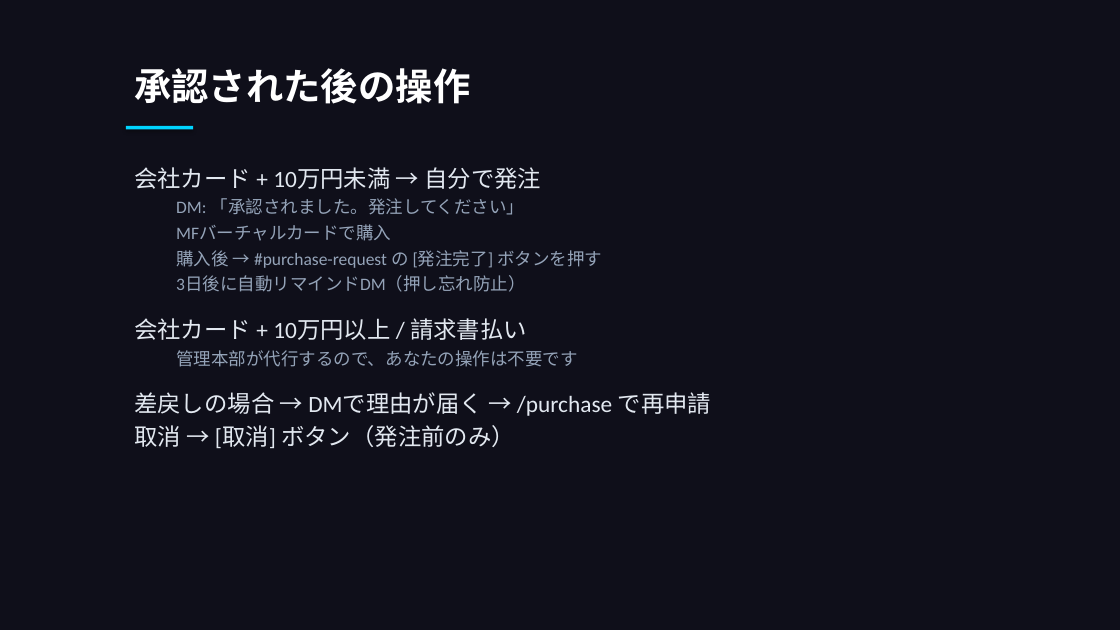
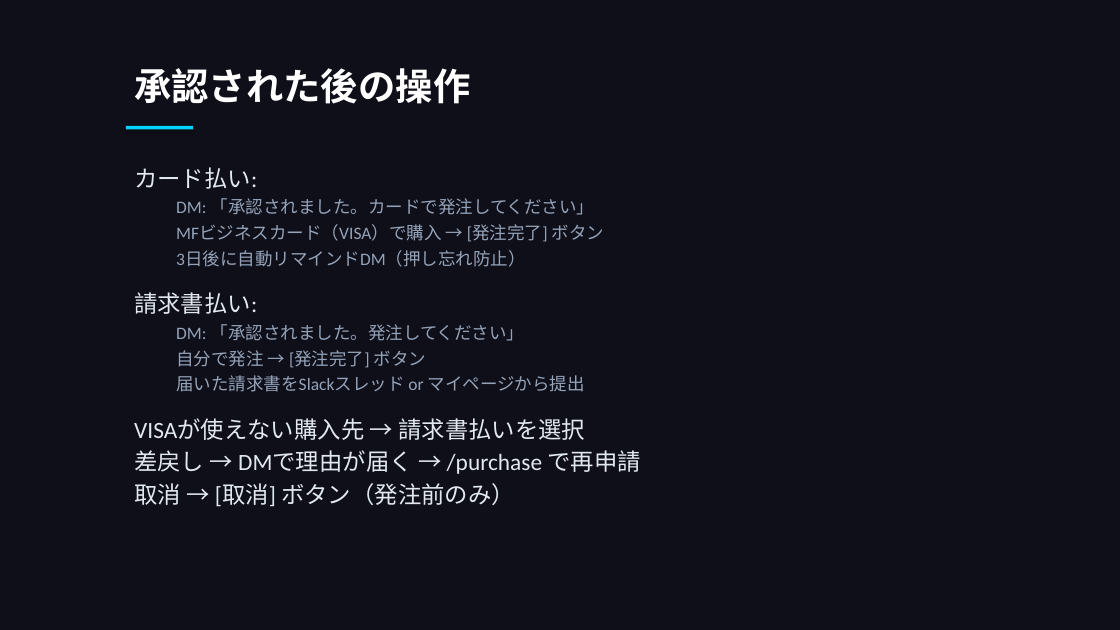
Before and after one commit to takeshiizawa123/next-procurement-poc, a slide deck: slide 10 of docs/user-manual.pptx. Drawn at 1120x630 pixels with LibreOffice and Linux fonts; fonts in the diff are those of the drawing. Boxes give left, top, right and bottom in pixels: in the first picture for what was removed or moved away, otherwise in the second. Text is boxed around its words. In the diff, an @@ line names an element or a change of style, - is before the commit and + after.

```diff
--- a/docs/user-manual.pptx
+++ b/docs/user-manual.pptx
@@ text at (134,167,604,314): text changed; size 20 to 15 pt; text colour #E2E8F0 to #94A3B8 @@
-会社カード + 10万円未満 → 自分で発注
+カード払い:
+  DM: 「承認されました。カードで発注してください」
+  MFビジネスカード（VISA）で購入 → [発注完了] ボタン
+  3日後に自動リマインドDM（押し忘れ防止）
+請求書払い:
@@ text at (134,350,641,474): text changed; size 15 to 20 pt; text colour #94A3B8 to #E2E8F0 @@
-  MFバーチャルカードで購入
-  購入後 → #purchase-request の [発注完了] ボタンを押す
-  3日後に自動リマインドDM（押し忘れ防止）
-会社カード + 10万円以上 / 請求書払い
-  管理本部が代行するので、あなたの操作は不要です
-差戻しの場合 → DMで理由が届く → /purchase で再申請
+  自分で発注 → [発注完了] ボタン
+  届いた請求書をSlackスレッド or マイページから提出
+VISAが使えない購入先 → 請求書払いを選択
+差戻し → DMで理由が届く → /purchase で再申請
```
Also in this commit, not shown: 5 other slides changed, 1 slide added, 5 other files.
